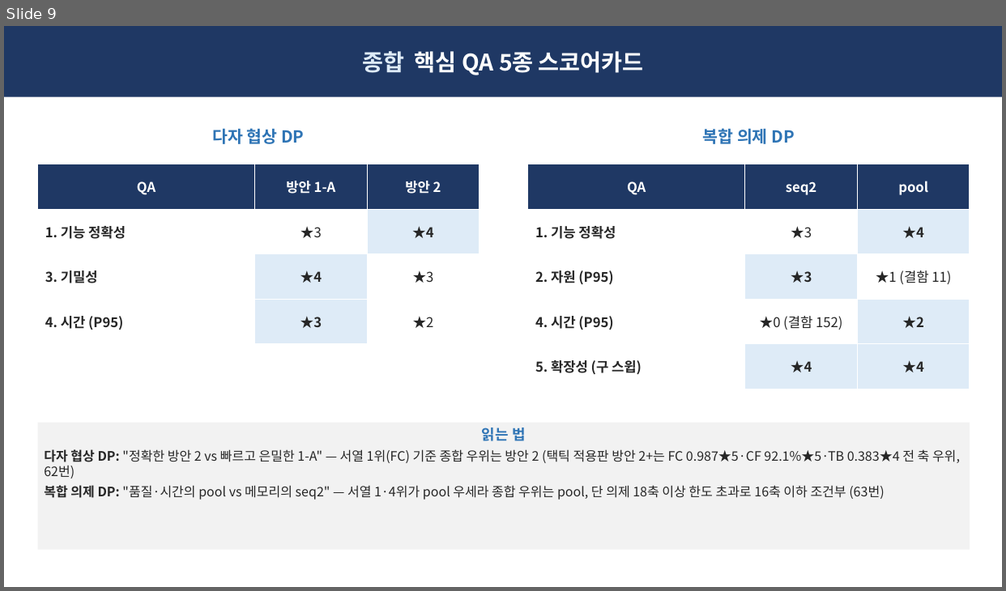
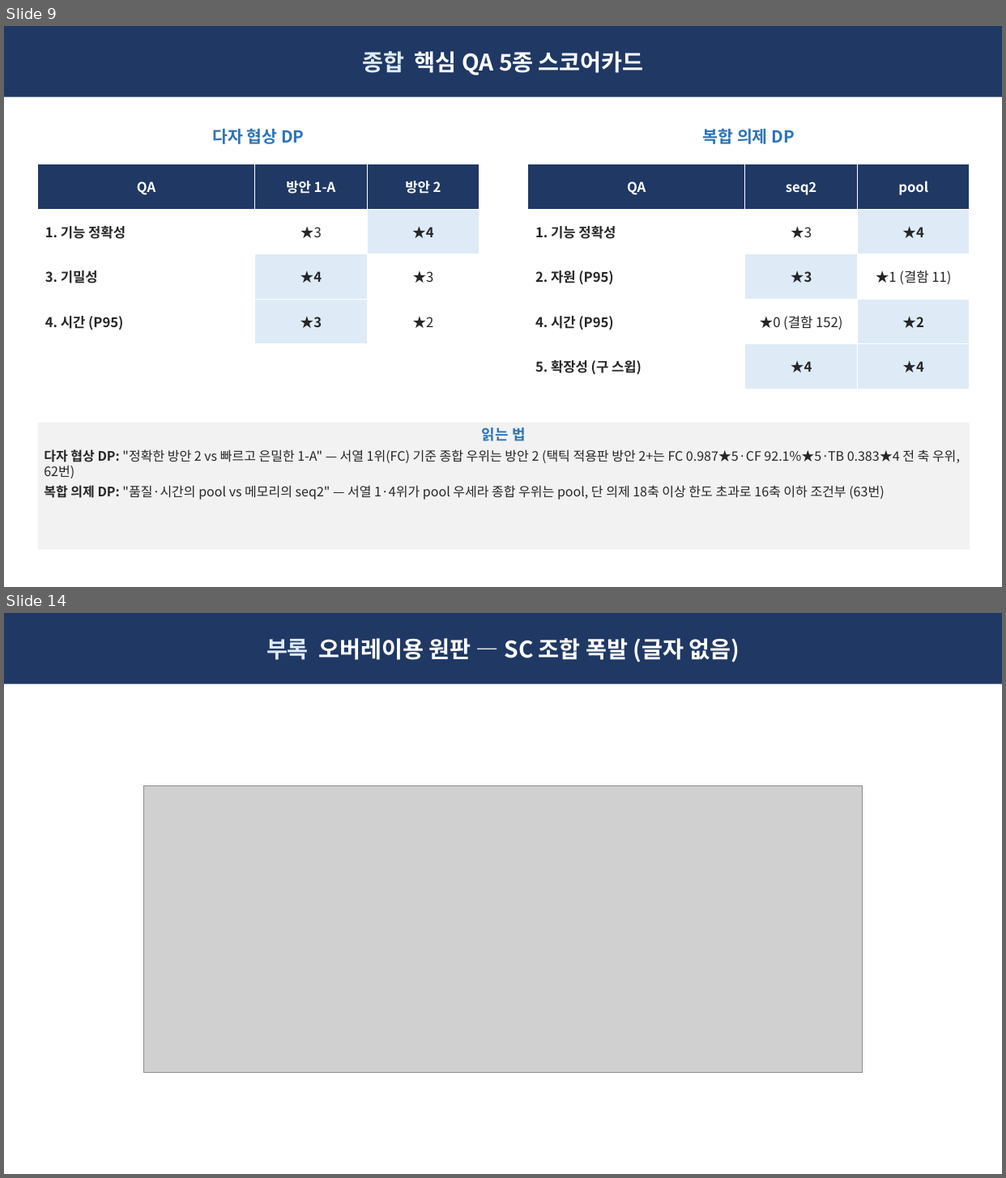
Before and after one commit to Sunwoo-Nam/architect-teamproject, a slide deck: docs/changbae/61-핵심QA-5종-임원-브리핑.pptx. Shown one above the other, each under a label of ours: slide 9 before the commit, slides 9 and 14 after it; the slides between them are not shown. The pictures are 1006x591 and 1006x1178 pixels, drawn with LibreOffice and Linux fonts; fonts in the diff are those of the drawing; grey boxes stand for pictures. Boxes give left, top, right and bottom in pixels: in the first picture for what was removed or moved away, otherwise in the second. Text is boxed around its words. In the diff, an @@ line names an element or a change of style, - is before the commit and + after.

```diff
--- a/docs/changbae/61-핵심QA-5종-임원-브리핑.pptx
+++ b/docs/changbae/61-핵심QA-5종-임원-브리핑.pptx
@@ slide 14 added at box(4, 613, 1002, 1174), background #FFFFFF @@
@@ rectangle added at box(4, 613, 1002, 684), fill #1F3864, 22 pt, text #FFFFFF, bold @@
+부록 오버레이용 원판 — SC 조합 폭발 (글자 없음)
@@ picture added at box(144, 786, 863, 1073) @@
```
Also in this commit, not shown: 4 other slides added, 10 other files.
